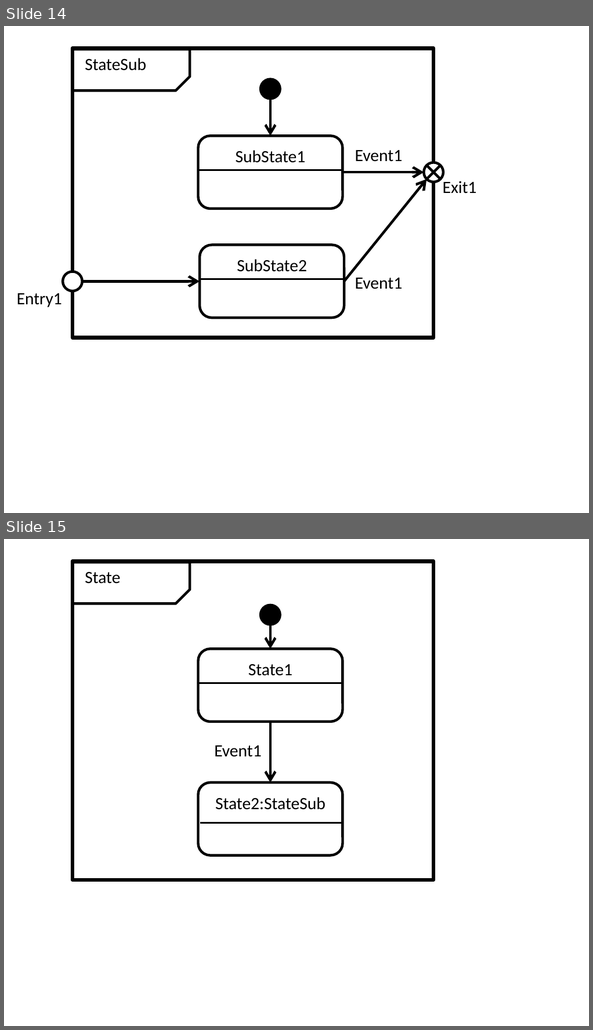
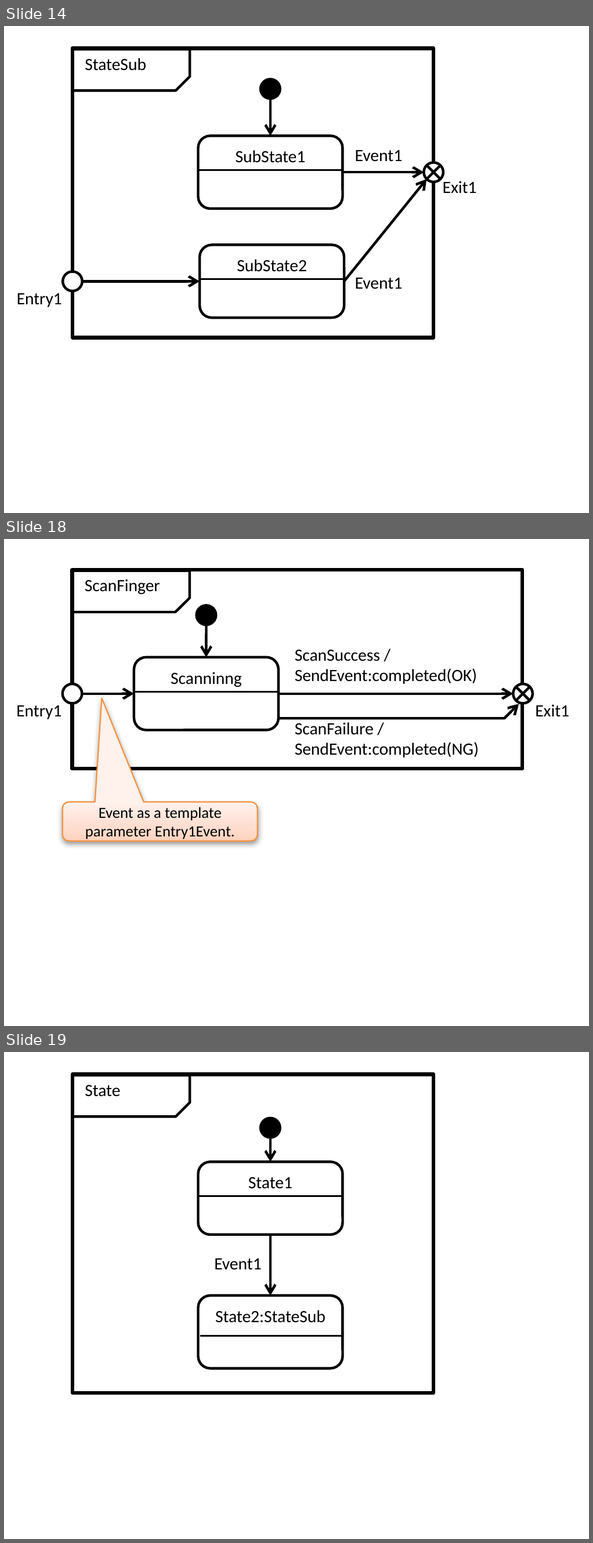
Before and after one commit to redboltz/cpp_sample, a slide deck: boost_training/msm/fig.pptx. Shown one above the other, each under a label of ours: slides 14 and 15 before the commit, slides 14, 18 and 19 after it; the slides between them are not shown. The pictures are 593x1030 and 593x1543 pixels, drawn with LibreOffice and Linux fonts; fonts in the diff are those of the drawing. Boxes give left, top, right and bottom in pixels: in the first picture for what was removed or moved away, otherwise in the second. Text is boxed around its words. In the diff, an @@ line names an element or a change of style, - is before the commit and + after.

Commit message:
Added finger print register example code.

```diff
--- a/boost_training/msm/fig.pptx
+++ b/boost_training/msm/fig.pptx
@@ slide 18 added at bbox=[4, 539, 589, 1026], background #FFFFFF @@
@@ rectangle added at bbox=[72, 570, 522, 769], outline #000000 2.25 pt @@
@@ snip rect added at bbox=[72, 571, 190, 612], outline #000000 1.5 pt @@
@@ text added at bbox=[85, 579, 160, 594], 10 pt, text #000000 @@
+ScanFinger
@@ ellipse added at bbox=[197, 606, 217, 625], fill #000000, outline #000000 1.5 pt @@
@@ arrow added from (205, 624) to (205, 658), #000000 1.5 pt @@
@@ rounded rectangle added at bbox=[134, 658, 278, 730], outline #000000 1.5 pt, 10 pt, text #000000 @@
+Scanninng
@@ text added at bbox=[295, 649, 477, 684], 10 pt, text #000000 @@
+ScanSuccess / SendEvent:completed(OK)
@@ ellipse added at bbox=[62, 683, 82, 703], fill #FFFFFF, outline #000000 1.5 pt @@
@@ arrow added from (82, 693) to (134, 693), #000000 1.5 pt @@
@@ line added from (135, 691) to (277, 691), #000000 1 pt @@
@@ arrow added from (278, 693) to (512, 693), #000000 1.5 pt @@
@@ ellipse added at bbox=[512, 683, 532, 703], fill #FFFFFF, outline #000000 1.5 pt @@
@@ line added from (516, 686) to (529, 701), #000000 1.5 pt @@
@@ line added from (529, 686) to (516, 701), #000000 1.5 pt @@
@@ text added at bbox=[16, 705, 61, 719], 10 pt, text #000000 @@
+Entry1
@@ freeform shape added at bbox=[280, 703, 518, 718], outline #000000 1.5 pt @@
@@ text added at bbox=[535, 704, 569, 717], 10 pt, text #000000 @@
+Exit1
@@ text added at bbox=[295, 722, 478, 758], 10 pt, text #000000 @@
+ScanFailure / SendEvent:completed(NG)
@@ rounded speech box added at bbox=[62, 802, 256, 841], fill gradient #FFD2BD to #FFDED0 to #FFF2ED, outline #F69240 0.75 pt, 9 pt, text #000000 @@
+Event as a template parameter Entry1Event.
@@ what was slide 15 is now slide 19 @@
```
Also in this commit, not shown: 3 other slides added, 3 other files.
